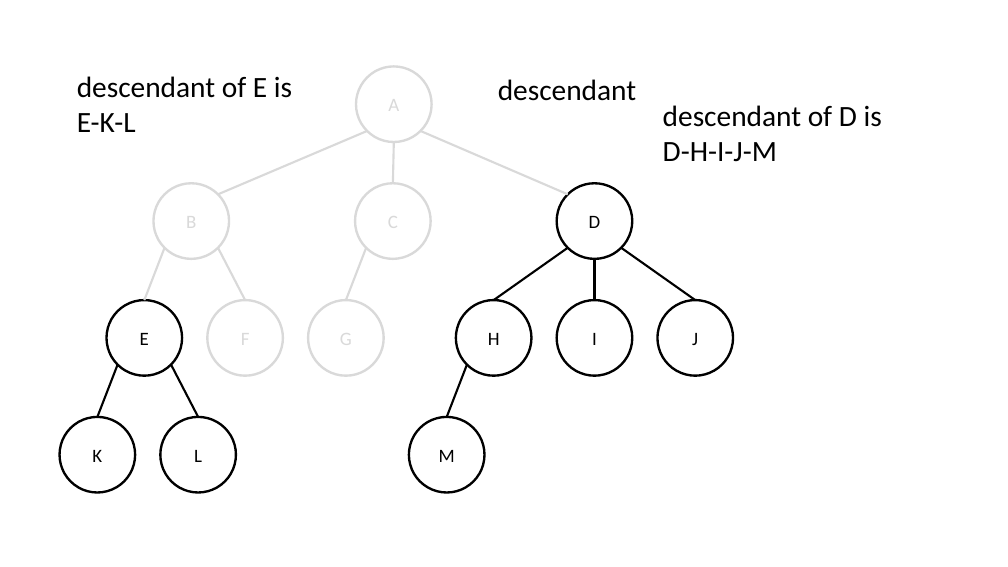
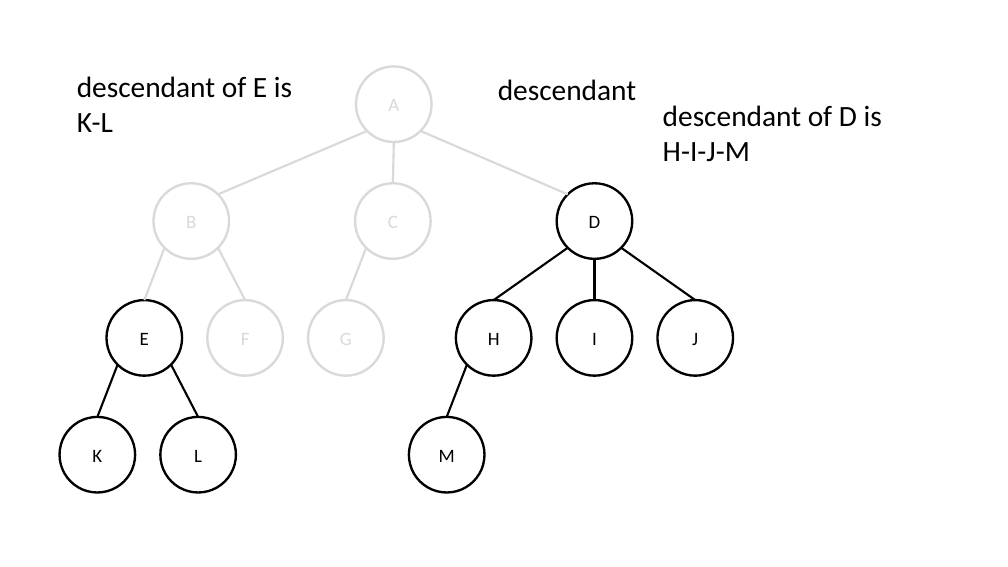
Before and after one commit to resourceful/lecture_dsa2017-1, a slide deck: slide 12 of DSA07-Tree/figures/figures.pptx. Drawn at 1008x567 pixels with LibreOffice and Linux fonts; fonts in the diff are those of the drawing. Boxes give left, top, right and bottom in pixels: in the first picture for what was removed or moved away, otherwise in the second. Text is boxed around its words. In the diff, an @@ line names an element or a change of style, - is before the commit and + after.

```diff
--- a/DSA07-Tree/figures/figures.pptx
+++ b/DSA07-Tree/figures/figures.pptx
@@ text at [77,113,113,132]: text changed @@
-E-K-L
+K-L
@@ text at [663,142,750,162]: text changed @@
-D-H-I-J-M
+H-I-J-M
```
Also in this commit, not shown: 1 other slide changed, 6 other files.
